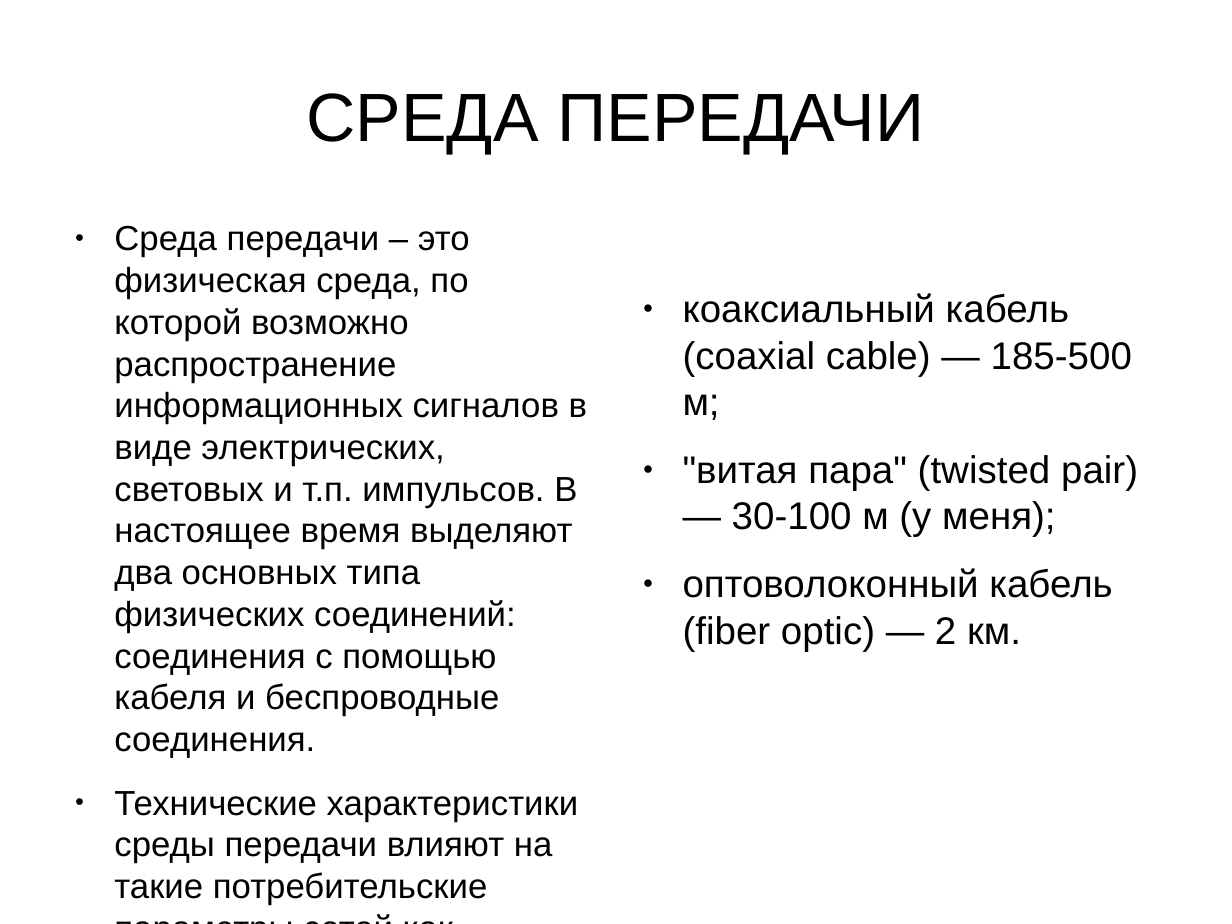
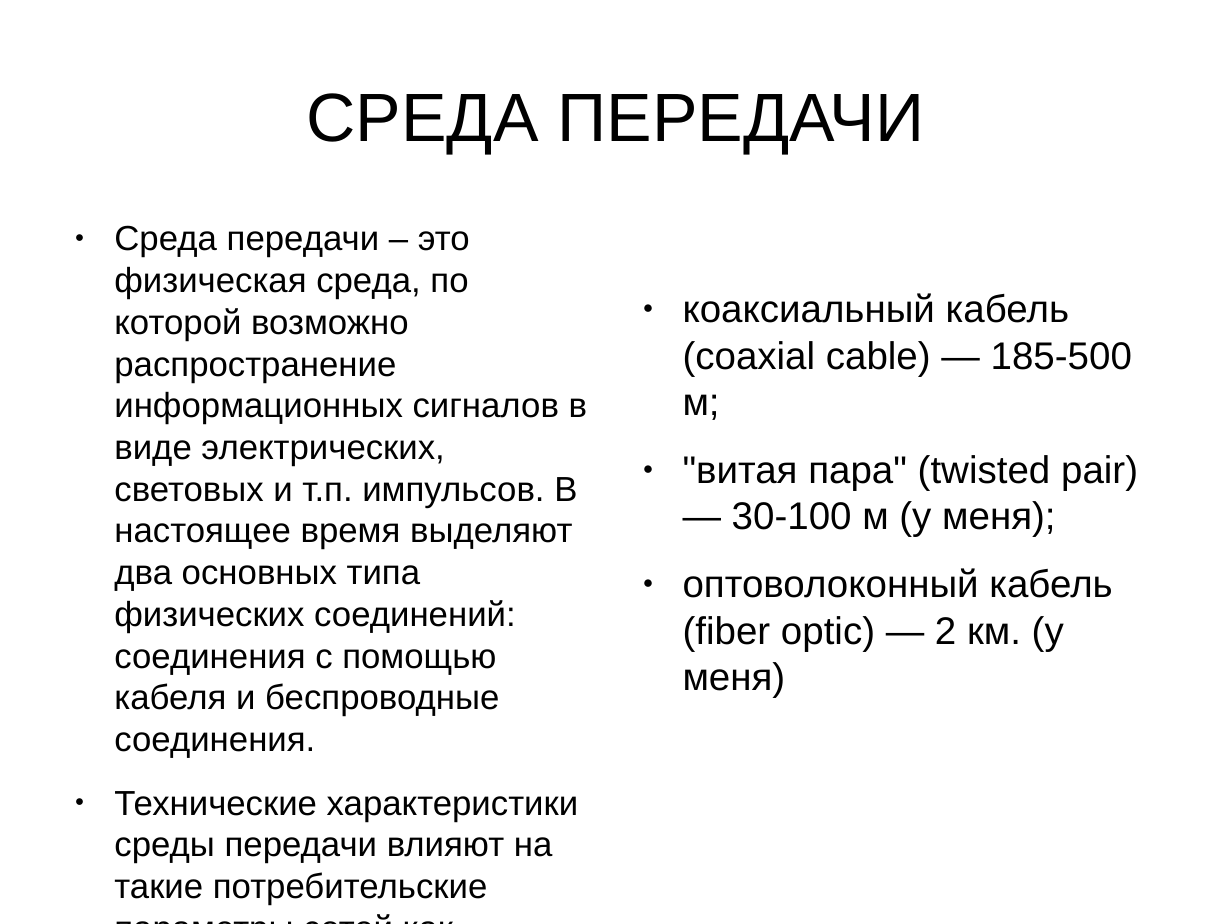
Before and after one commit to IvanSimeyko/network, a slide deck: slide 2 of physical_level.odp. Drawn at 1232x924 pixels with LibreOffice and Linux fonts; fonts in the diff are those of the drawing. Boxes give left, top, right and bottom in pixels: in the first picture for what was removed or moved away, otherwise in the second. Text is boxed around its words. In the diff, an @@ line names an element or a change of style, - is before the commit and + after.

```diff
--- a/physical_level.odp
+++ b/physical_level.odp
@@ text at bbox=[683, 568, 1112, 698]: text changed @@
-● оптоволоконный кабель (fiber optic) — 2 км.
+● оптоволоконный кабель (fiber optic) — 2 км. (у меня)
```
Also in this commit, not shown: 2 other files.
